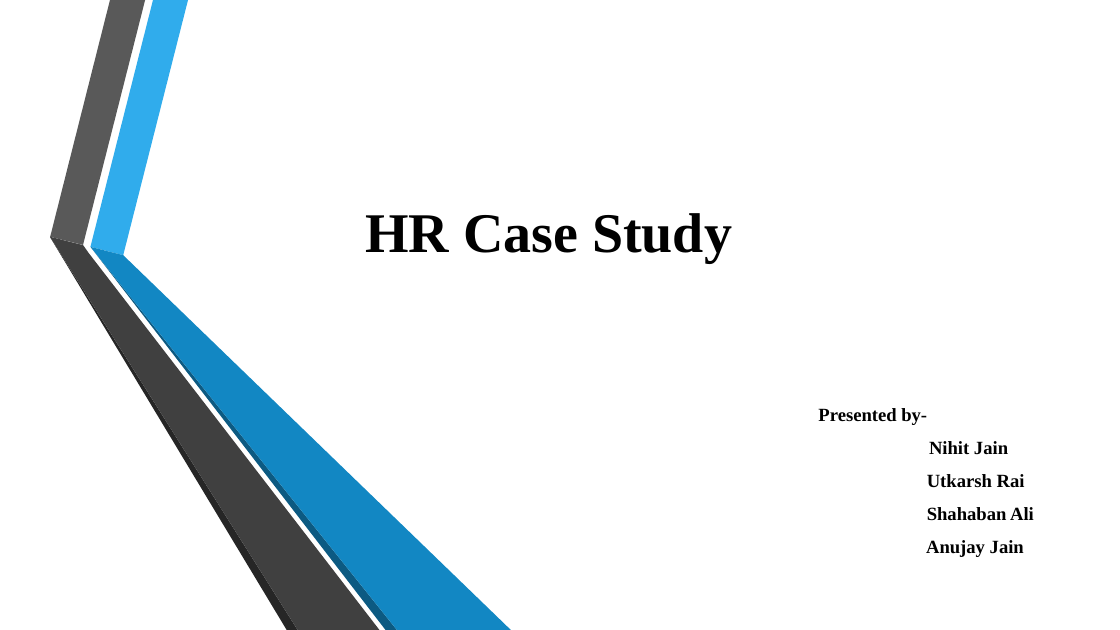
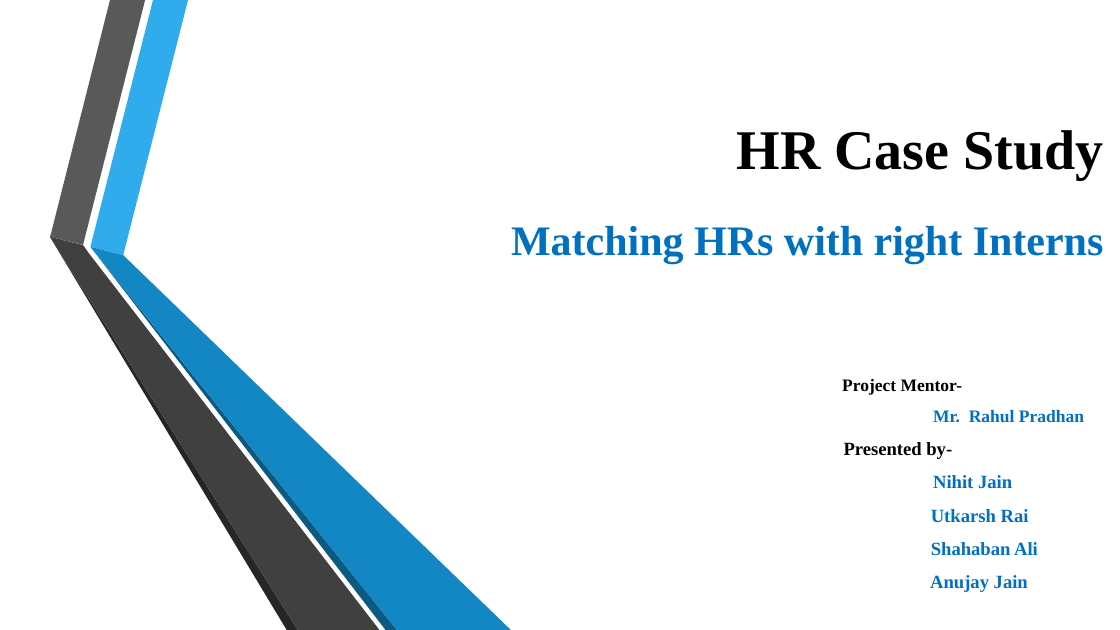
Before and after one commit to nihitjain11/IBM_MiniProject-II, a slide deck: slide 1 of Presentation1.pptx. Drawn at 1120x630 pixels with LibreOffice and Linux fonts; fonts in the diff are those of the drawing; background and template pictures are left out. Boxes give left, top, right and bottom in pixels: in the first picture for what was removed or moved away, otherwise in the second. Text is boxed around its words. In the diff, an @@ line names an element or a change of style, - is before the commit and + after.

```diff
--- a/Presentation1.pptx
+++ b/Presentation1.pptx
@@ subtitle "HR Case Study": place and size @@
-subtitle "HR Case Study" at [365,213,1034,557]
+subtitle "HR Case Study" at [511,130,1104,592]
@@ subtitle at [737,130,1104,592]: text colour #000000 to #0070C0 in "Nihit Jain", "Utkarsh Rai", "Shahaban Ali", "Anujay Jain"; alignment centre to right @@
@@ subtitle at [511,226,1104,423]: paragraphs added @@
+Matching HRs with right Interns
+Project Mentor-
+Mr. Rahul Pradhan
```
Also in this commit, not shown: 5 other slides changed, 5 slides added, 2 slides removed.
